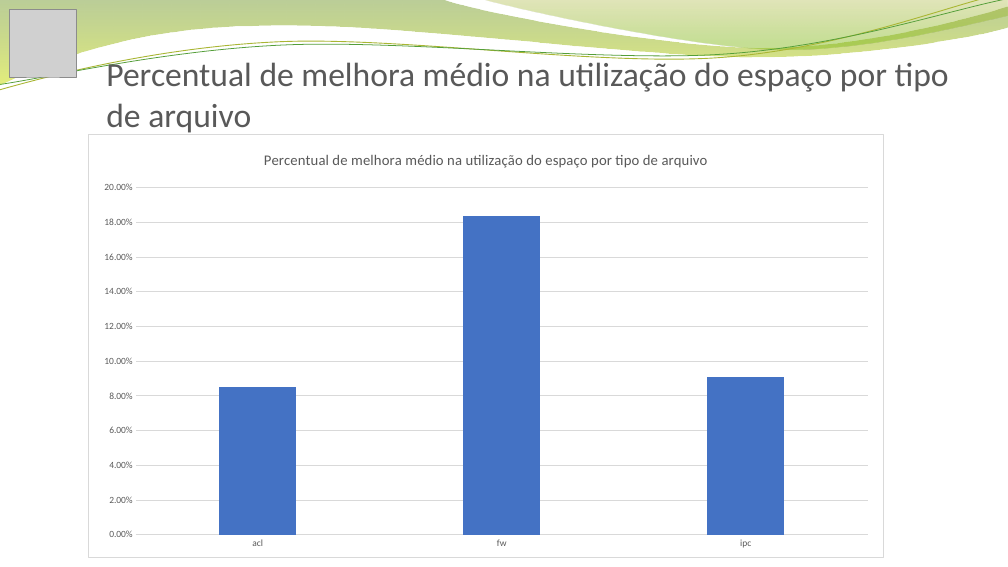
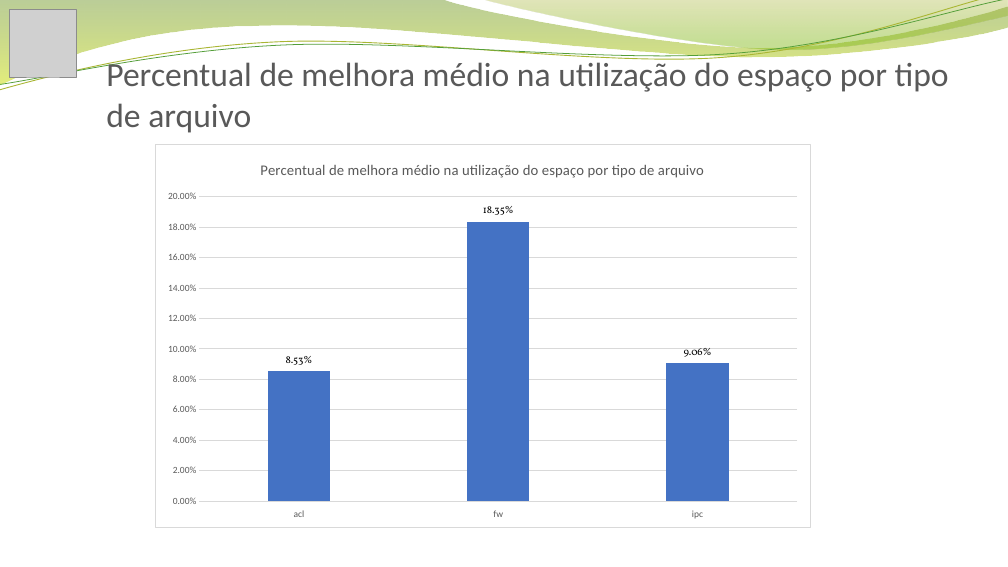
Before and after one commit to jonathanalvesoliveira/neurocutseb, a slide deck: slide 13 of Apresentação Final.pptx. Drawn at 1008x567 pixels with LibreOffice and Linux fonts; fonts in the diff are those of the drawing; grey boxes stand for pictures; background and template pictures are left out. Boxes give left, top, right and bottom in pixels: in the first picture for what was removed or moved away, otherwise in the second. Text is boxed around its words. In the diff, an @@ line names an element or a change of style, - is before the commit and + after.

```diff
--- a/Apresentação Final.pptx
+++ b/Apresentação Final.pptx
@@ column chart at bbox=[154, 144, 811, 528] @@
@@ Series 1, acl: 0.085 to 0.0853 @@
@@ Series 1, fw: 0.184 to 0.1835 @@
@@ Series 1, ipc: 0.091 to 0.0906 @@
@@ data labels of Series 1 added @@
@@ category axis changed @@
@@ value axis changed @@
@@ background changed @@
@@ border changed @@
@@ lettering changed @@
@@ column chart: place and size @@
-column chart at bbox=[88, 134, 885, 558]
+column chart at bbox=[154, 144, 811, 528]
```
Also in this commit, not shown: 11 other slides changed, 19 slides added, 3 slides removed, 6 other files.
